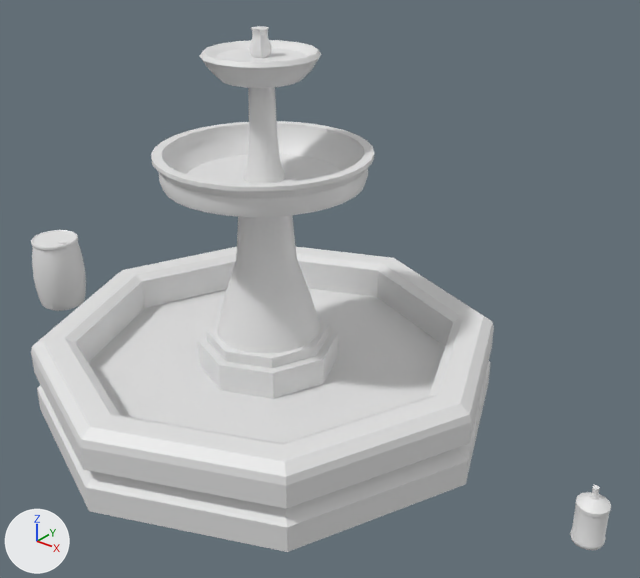
A saved change to the FBX model Assets/Fbx/Props/Water.fbx.
Camera for both pictures: a 50 mm lens placed at (6.11, -6.68, 5.79), pointed at (0.61, 0.19, 1.53). Lighting does not change. The marker at lower left points along +X, +Y and +Z. Where no turn or scale is listed for an object, it has been applied to the vertices.

The first picture shows 'Fountain', 'Gallon', 'WaterBarrel'.
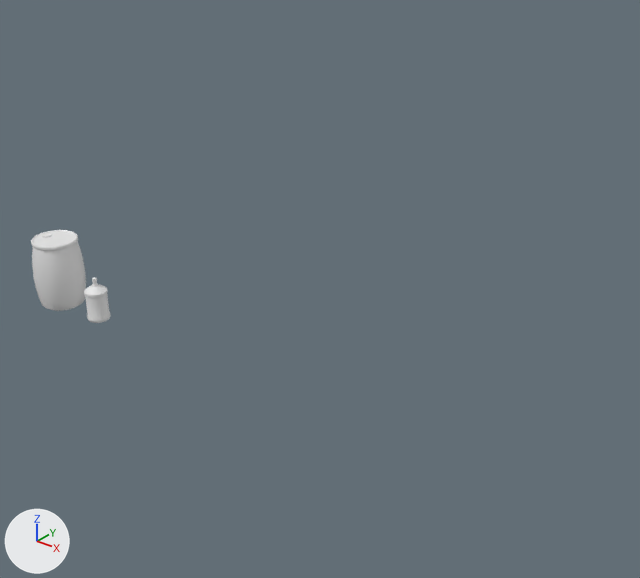
The newer file is also turned or shifted as a whole; pictures and numbers use the older file's frame.

Pixel boxes (x1, y1, x2, y2) of what changed, in the pictures (640 x 578 px):
'Fountain', deleted: before (31, 26, 494, 552)
'Gallon', moved, turned: before (570, 485, 611, 550); after (84, 277, 111, 323)

What changed in the scene script:
```text
Change ob_gallon:
    ob_gallon.location: (4.0, 0.0, 0.0) -> (-3.19, 0.0, 0.0)
    ob_gallon.rotation_euler: (1.571, 0.0, 0.0) -> (1.571, 0.0, 3.142)  # degrees (90, 0, 0) -> degrees (90, 0, 180)
Remove ob_fountain:
    ob_fountain = bpy.data.objects.new('Fountain', me_fountain)
    ob_fountain.location = (0.0, 0.0, 0.0)
```
